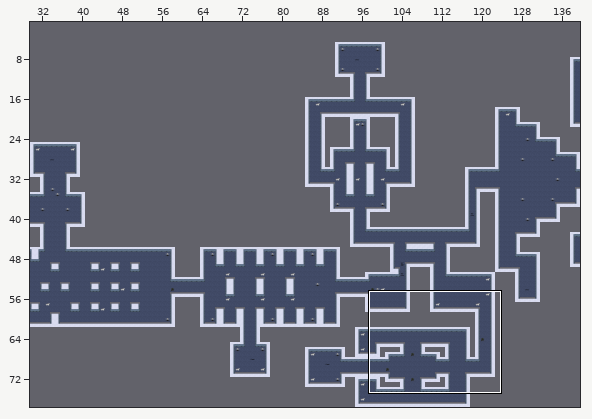
An edit to a level. Tiled map, Tools/Working Level Editor/Water Level.tmx. The picture above shows the old version from afar; the outline marks the close-up.
Close-up. The starting point:
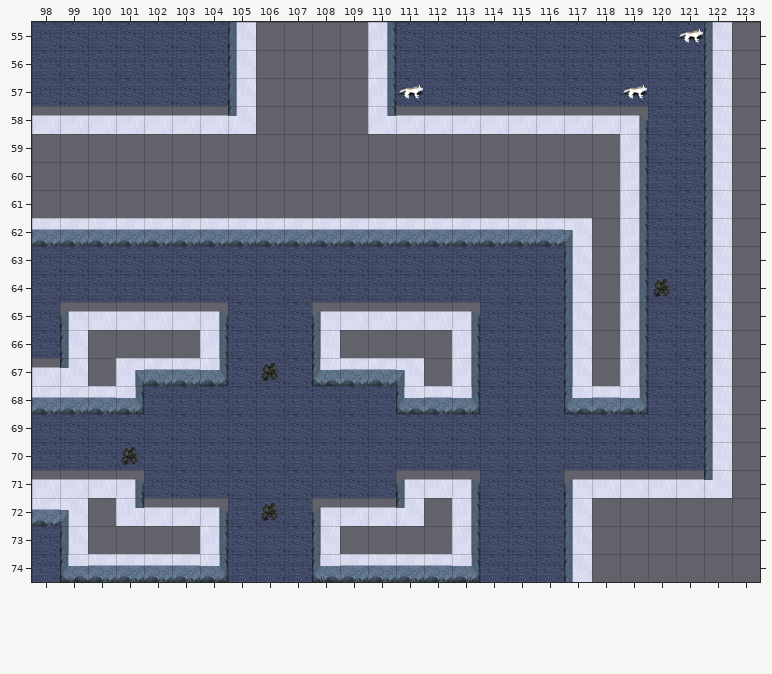
Cells are 64x64 px. Shown: x 98..123, y 55..74. The commit also changed other parts of the map, which this record leaves out.
The same view after the edit:
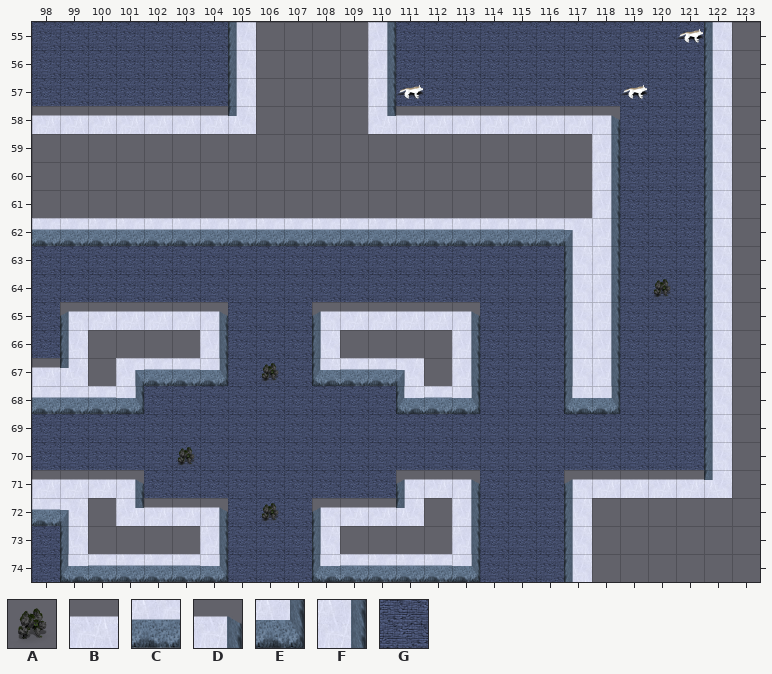
Key: from "Enemies": A 8 "Ice Golem"; from "Floors/Walls": B 42 "Bottom", C 43 "Wall", D 44 "BottomConvexCorner", E 48 "ConvexCorner", F 52 "SideWall", G 55 "Floor".
_ is an empty cell.
The edit:
Layer "Level":
y 58: x 118..119 BD -> DG
y 59..67: x 118..119 _F -> FG
y 68: x 118..119 CE -> EG
Layer "Enemies":
y 70: x 101 A -> _; x 103 _ -> A
